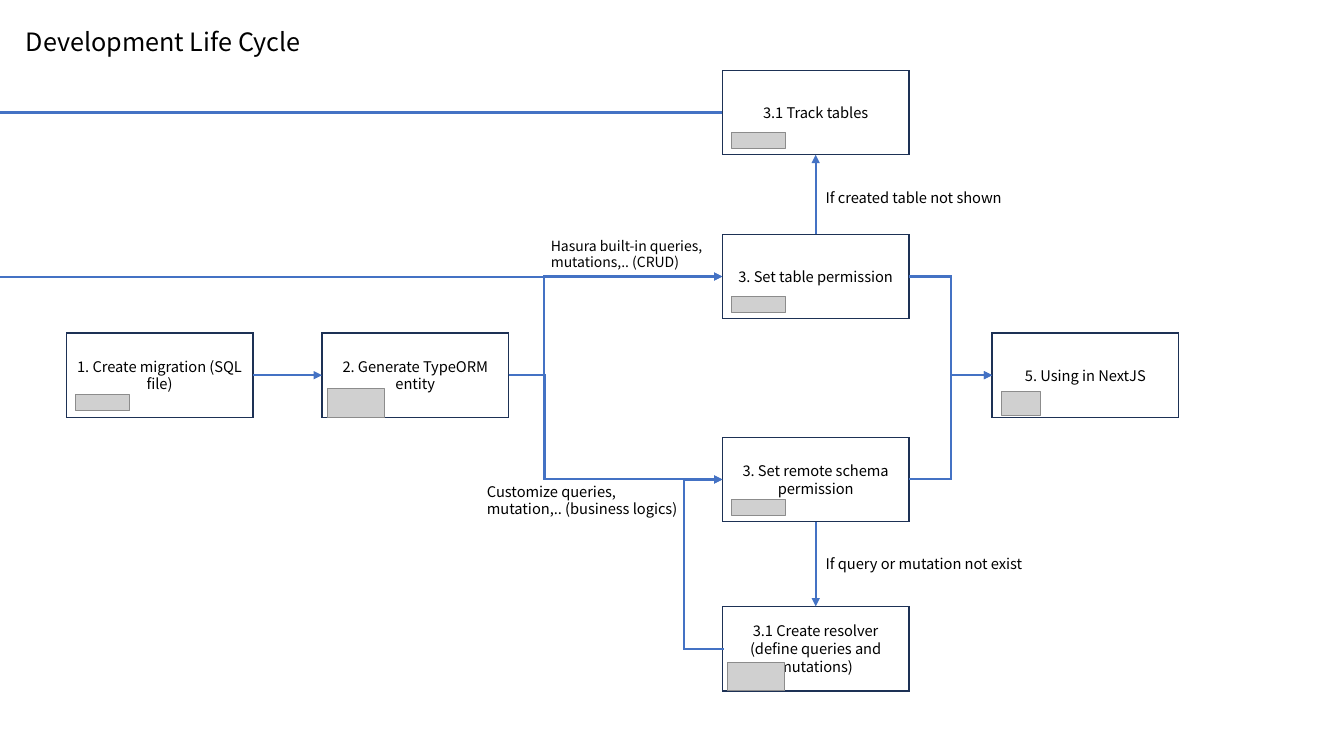
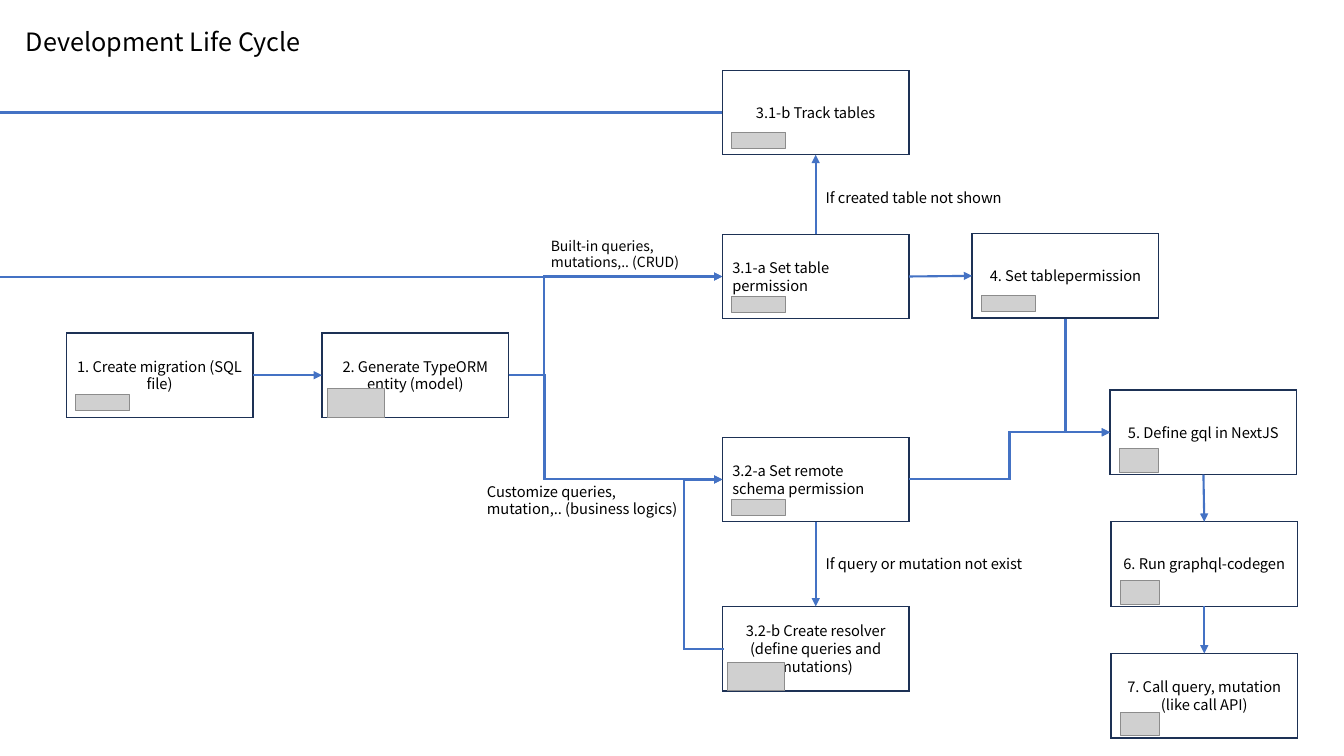
Before and after one commit to dukinfotech/graphql-stack, a slide deck: slide 3 of docs/infra.pptx. Drawn at 1344x756 pixels with LibreOffice and Linux fonts; fonts in the diff are those of the drawing; grey boxes stand for pictures. Boxes give left, top, right and bottom in pixels: in the first picture for what was removed or moved away, otherwise in the second. Text is boxed around its words. In the diff, an @@ line names an element or a change of style, - is before the commit and + after.

```diff
--- a/docs/infra.pptx
+++ b/docs/infra.pptx
@@ text in rectangle at (756,106,876,118): text changed @@
-3.1 Track tables
+3.1-b Track tables
@@ rectangle added at (972,234,1158,319), outline #1E3256 1 pt, 10.5 pt, text #000000 @@
+4. Set tablepermission
@@ text at (551,240,679,270): text changed @@
-Hasura built-in queries, mutations,.. (CRUD)
+Built-in queries, mutations,.. (CRUD)
@@ text in rectangle at (732,261,829,295): text changed @@
-3. Set table permission
+3.1-a Set table permission
@@ arrow added from (909, 276) to (972, 276), #4472C4 1.5 pt @@
@@ picture added at (982,295,1036,312) @@
@@ elbow arrow moved from (909, 276) - (992, 375) to (1066, 319) - (1110, 433) @@
@@ text in rectangle at (343,361,488,394): text changed @@
-2. Generate TypeORM entity
+2. Generate TypeORM entity (model)
@@ rectangle "5. Define gql in NextJS": place and size @@
-rectangle "5. Define gql in NextJS" at (992,333,1179,417)
+rectangle "5. Define gql in NextJS" at (1110,390,1297,475)
@@ elbow arrow moved from (909, 480) - (992, 375) to (909, 480) - (1110, 433) @@
@@ picture: place and size @@
-picture at (1002,391,1042,415)
+picture at (1120,449,1159,473)
@@ text in rectangle at (1128,426,1278,442): text changed @@
-5. Using in NextJS
+5. Define gql in NextJS
@@ text in rectangle at (732,465,864,498): text changed @@
-3. Set remote schema permission
+3.2-a Set remote schema permission
@@ arrow added from (1204, 475) to (1205, 522), #4472C4 1.5 pt @@
@@ rectangle added at (1111,522,1298,607), outline #1E3256 1 pt, 10.5 pt, text #000000 @@
+6. Run graphql-codegen
@@ picture added at (1120,581,1159,605) @@
@@ text in rectangle at (746,624,886,676): text changed @@
-3.1 Create resolver (define queries and mutations)
+3.2-b Create resolver (define queries and mutations)
@@ arrow added from (1205, 607) to (1205, 653), #4472C4 1.5 pt @@
@@ rectangle added at (1111,653,1298,738), outline #1E3256 1 pt, 10.5 pt, text #000000 @@
+7. Call query, mutation (like call API)
@@ picture added at (1120,712,1159,736) @@
```
Also in this commit, not shown: 2 other slides changed.
